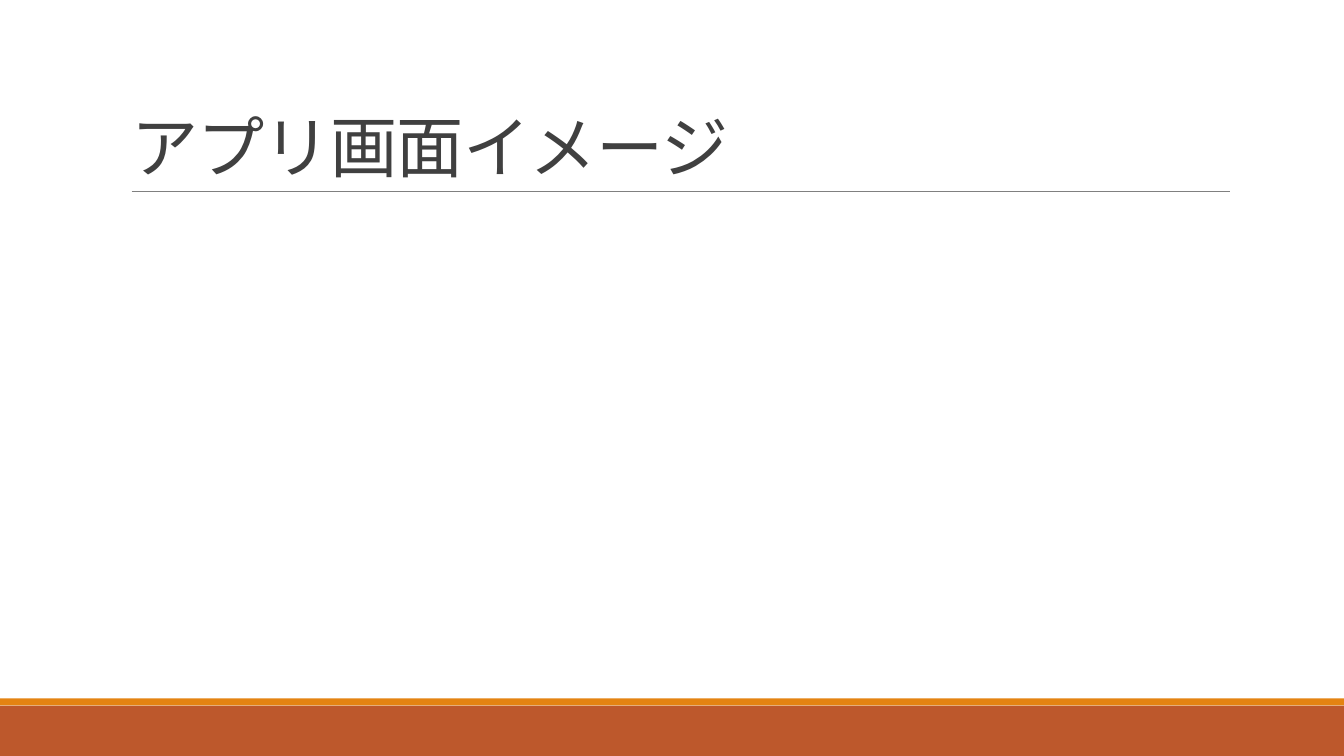
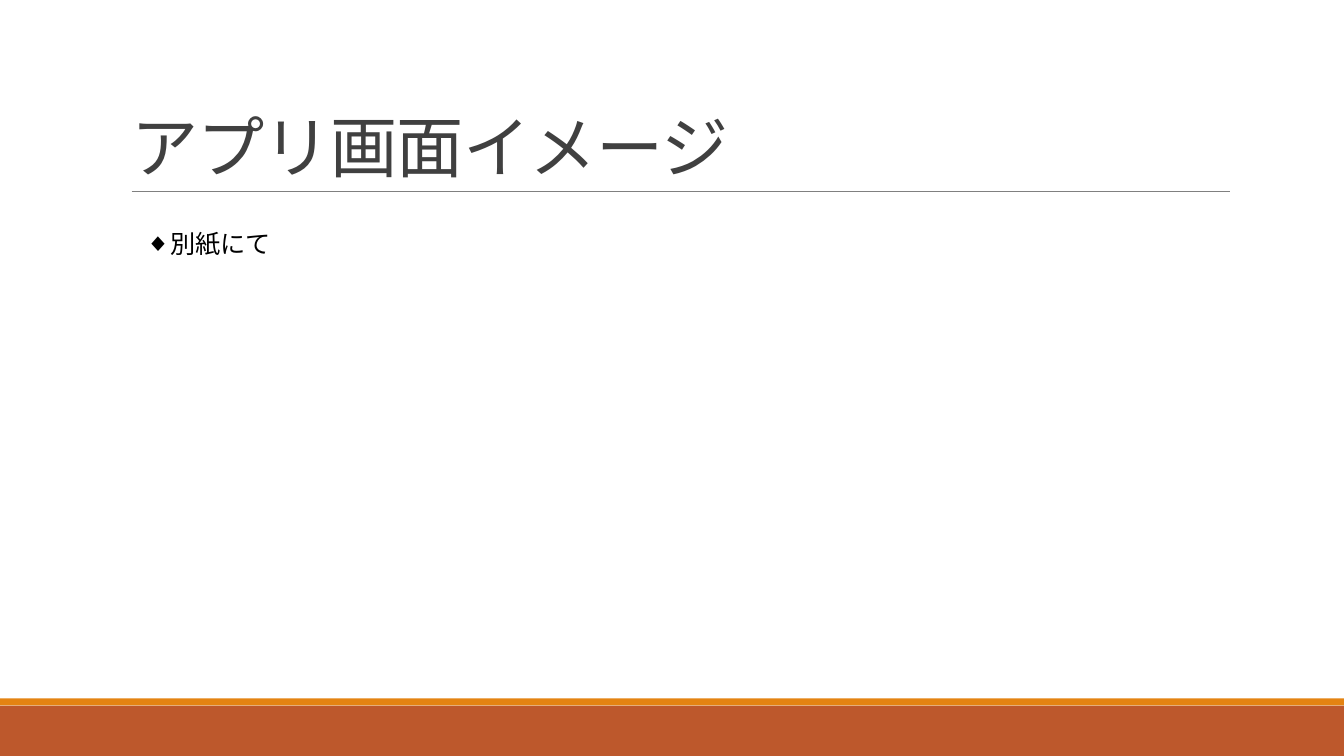
Before and after one commit to mtmrkztk/test, a slide deck: slide 5 of アパート管理について.pptx. Drawn at 1344x756 pixels with LibreOffice and Linux fonts; fonts in the diff are those of the drawing. Boxes give left, top, right and bottom in pixels: in the first picture for what was removed or moved away, otherwise in the second. Text is boxed around its words. In the diff, an @@ line names an element or a change of style, - is before the commit and + after.

```diff
--- a/アパート管理について.pptx
+++ b/アパート管理について.pptx
@@ text added at bbox=[170, 232, 271, 255], 18 pt, text #000000 @@
+◆ 別紙にて
```
Also in this commit, not shown: 1 slide added.
